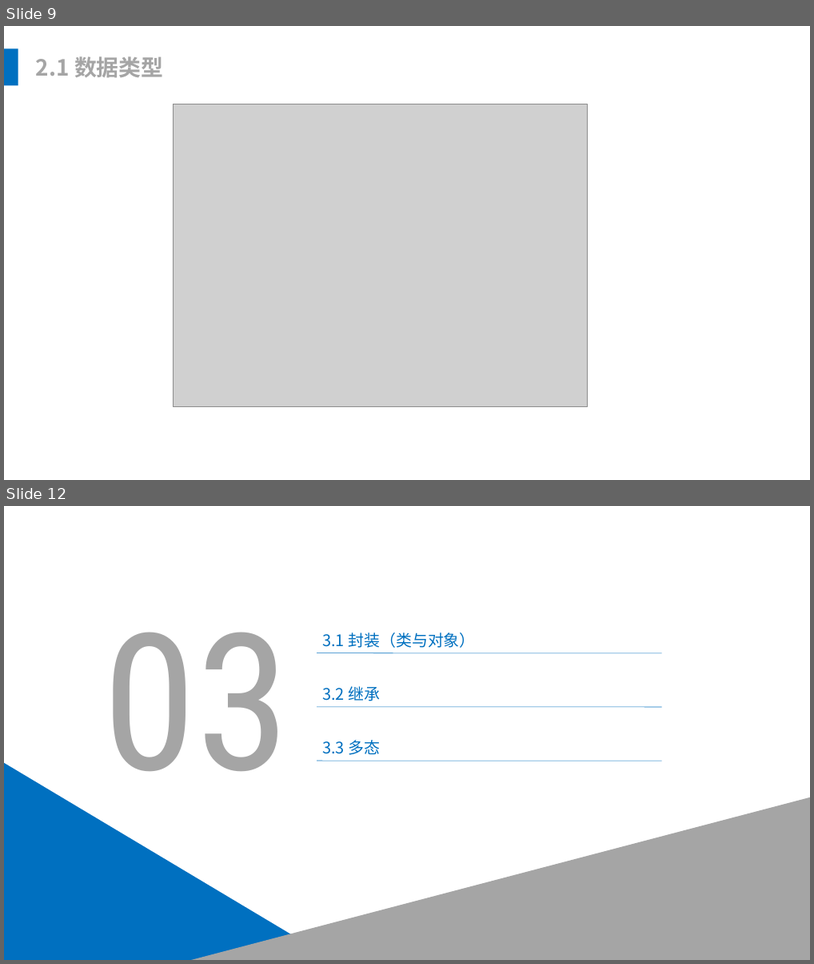
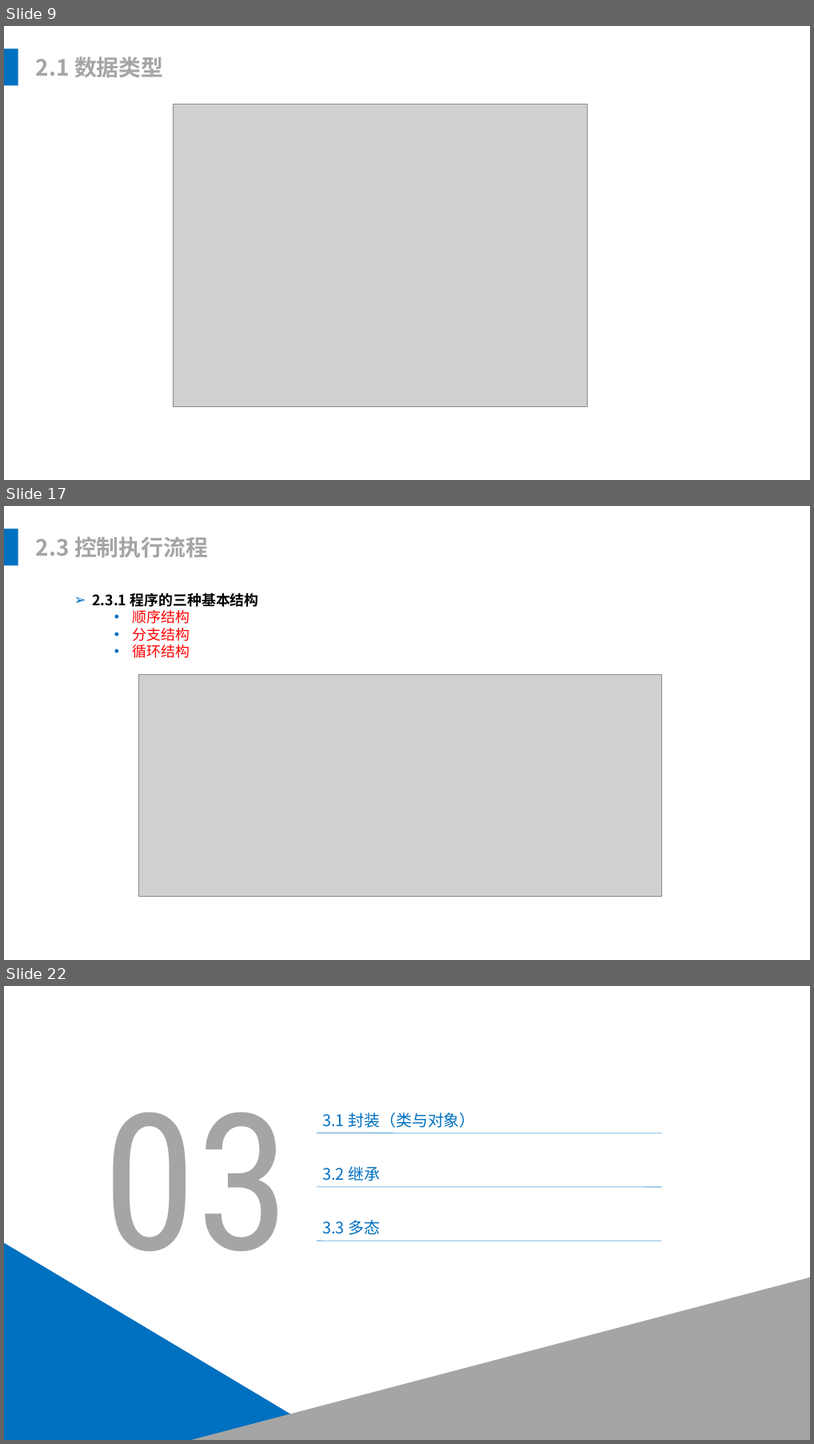
Before and after one commit to leonliu06/JavaTrainning, a slide deck: Java培训.pptx. Shown one above the other, each under a label of ours: slides 9 and 12 before the commit, slides 9, 17 and 22 after it; the slides between them are not shown. The pictures are 814x964 and 814x1444 pixels, drawn with LibreOffice and Linux fonts; fonts in the diff are those of the drawing; grey boxes stand for pictures. Boxes give left, top, right and bottom in pixels: in the first picture for what was removed or moved away, otherwise in the second. Text is boxed around its words. In the diff, an @@ line names an element or a change of style, - is before the commit and + after.

```diff
--- a/Java培训.pptx
+++ b/Java培训.pptx
@@ slide 17 added at bbox=[4, 506, 810, 960], background #FFFFFF @@
@@ rectangle added at bbox=[4, 529, 18, 566], fill #0070C0 @@
@@ text added at bbox=[36, 536, 208, 558], 28 pt, text #A5A5A5, bold @@
+2.3 控制执行流程
@@ text added at bbox=[92, 592, 259, 658], 18 pt, text #000000, bold @@
+➢ 2.3.1 程序的三种基本结构
+  • 顺序结构
+  • 分支结构
+  • 循环结构
@@ picture added at bbox=[138, 674, 662, 896] @@
@@ what was slide 12 is now slide 22 @@
```
Also in this commit, not shown: 2 slides changed, 9 other slides added, 1 other file.
